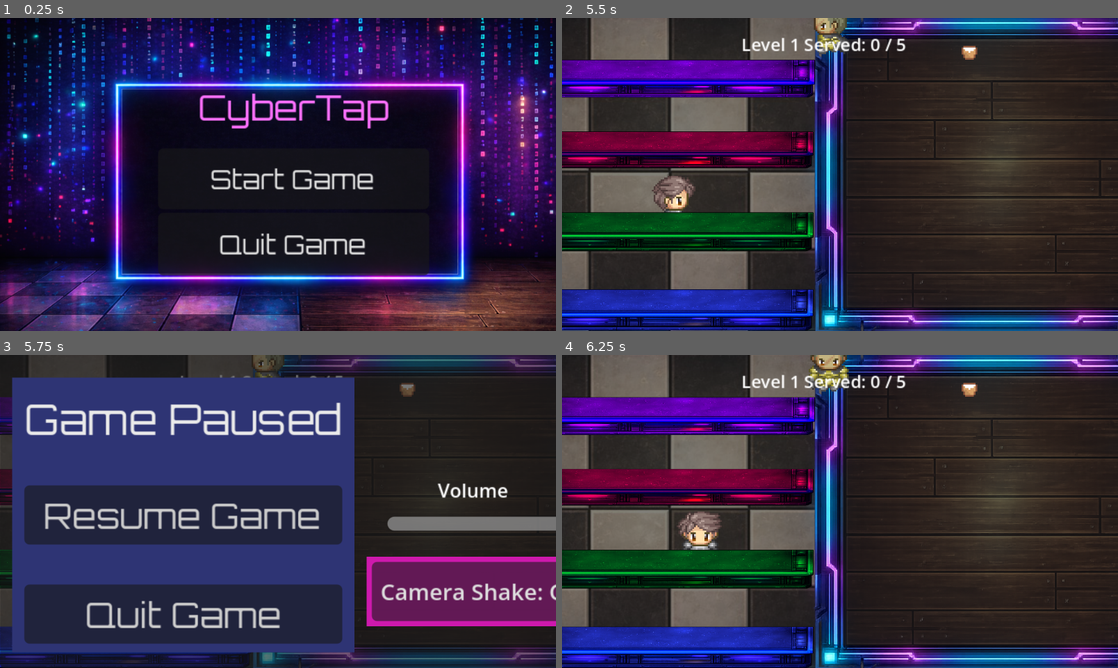
Above: before the commit, frames 1-4 (two rows, left to right).
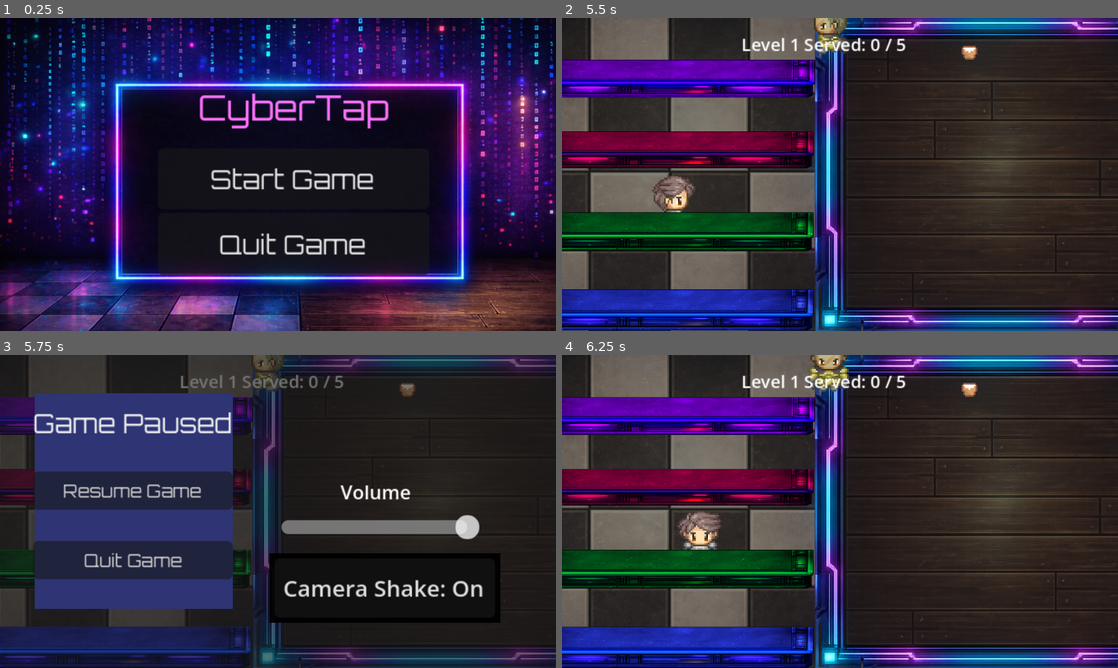
Above: after the commit, the same moments.

Repository: CCV-JamesNye/Game-Programming
Game: Godot game, scene res://Scenes/main_menu.tscn
Two runs of this game, one before a commit and one after it. Both use one fixed random seed, a clock stepped at 60 frames per second and the inputs below.
Inputs:
- Up to frame 1 (0.25 s): no input
- Up to frame 2 (5.5 s): click "Start Game" at 0.5 s; hold D (right) 1.28-2.03 s; hold E (serve) 1.28-2.03 s; hold S (down) 2.03-2.78 s; tap E (serve) at 2.1, 4.35 s; hold D (right) 2.78-3.5 s; hold E (serve) 2.78-3.5 s; click "Try Again" at 3.5 s; hold W (up) 4.28-5.03 s; hold A (left) from 5.03 s (still down); hold E (serve) from 5.03 s (still down)
- Up to frame 3 (5.75 s): keep holding A (left); keep holding E (serve); tap Escape (ui_cancel) at 5.65 s
- Up to frame 4 (6.25 s): release A (left) at 5.75 s; release E (serve) at 5.75 s; click "Resume Game" at 5.75 s

Frames 1-2 are identical in both runs. In frame 3, 51% of the frame differs, in the area x 2-100%, y 7-100%; in frame 4, nothing differs.

Commit message:
pause menu adjustment
Too many issues with the pause menu when resizing. the rest of the game didn't have this many issues. I decided to make the pause menu it's own scene that I could input on all levels so that the player recognized it every time.

Diff:
--- a/cyber-tap/Scenes/CyberTap_level_1.tscn
+++ b/cyber-tap/Scenes/CyberTap_level_1.tscn
@@ -31,7 +31,7 @@
 [ext_resource type="AudioStream" uid="uid://bjcf1ailoikg" path="res://Audio/Sound FX/glass-break-bottle-universfield.wav" id="29_5n75y"]
 [ext_resource type="AudioStream" uid="uid://c5shd68cu64v2" path="res://Audio/Music/CyberTap-Song-Marois.mp3" id="30_tyxf1"]
 [ext_resource type="PackedScene" uid="uid://ca4mkp3n2h4wl" path="res://Scenes/health_bar.tscn" id="31_d0kda"]
-[ext_resource type="FontFile" uid="uid://dynq214f087as" path="res://Art/Fonts/Orbitron-VariableFont_wght.ttf" id="32_yuadl"]
+[ext_resource type="PackedScene" uid="uid://cdruawgchase5" path="res://Scenes/pause_menu.tscn" id="32_gv3jm"]
 
 [sub_resource type="AtlasTexture" id="AtlasTexture_uypo1"]
 atlas = ExtResource("23_cq0c5")
@@ -570,84 +570,7 @@
 
 [node name="HealthBar" parent="." unique_id=1612167857 instance=ExtResource("31_d0kda")]
 
-[node name="PauseMenu" type="CanvasLayer" parent="." unique_id=1458031228]
-process_mode = 2
-
-[node name="ColorRect" type="ColorRect" parent="PauseMenu" unique_id=723078137]
-offset_left = 7.0
-offset_top = 13.0
-offset_right = 204.0
-offset_bottom = 171.0
-color = Color(0.3137255, 0.37254903, 1, 1)
-
-[node name="Panel" type="Panel" parent="PauseMenu" unique_id=967273204]
-modulate = Color(0.9166399, 0.91663986, 0.9166398, 1)
-anchors_preset = 15
-anchor_right = 1.0
-anchor_bottom = 1.0
-offset_top = -2.0
-offset_right = 31.0
-grow_horizontal = 2
-grow_vertical = 2
-
-[node name="VBoxContainer" type="VBoxContainer" parent="PauseMenu/Panel" unique_id=892588853]
-layout_mode = 0
-offset_left = 14.0
-offset_top = 23.0
-offset_right = 197.0
-offset_bottom = 173.0
-theme_override_constants/separation = 23
-
-[node name="GamePausedLabel" type="Label" parent="PauseMenu/Panel/VBoxContainer" unique_id=1398985226]
-layout_mode = 2
-size_flags_horizontal = 4
-theme_override_fonts/font = ExtResource("32_yuadl")
-theme_override_font_sizes/font_size = 24
-text = "Game Paused"
-
-[node name="ResumeGame" type="Button" parent="PauseMenu/Panel/VBoxContainer" unique_id=1663854053]
-layout_mode = 2
-theme_override_fonts/font = ExtResource("32_yuadl")
-theme_override_font_sizes/font_size = 20
-text = "Resume Game"
-
-[node name="QuitGame" type="Button" parent="PauseMenu/Panel/VBoxContainer" unique_id=71844312]
-layout_mode = 2
-theme_override_fonts/font = ExtResource("32_yuadl")
-theme_override_font_sizes/font_size = 20
-text = "Quit Game"
-
-[node name="ColorRect2" type="ColorRect" parent="PauseMenu" unique_id=437454723]
-offset_left = 211.0
-offset_top = 116.0
-offset_right = 344.0
-offset_bottom = 156.0
-color = Color(0.85490197, 0.09803922, 0.7176471, 0.9372549)
-
-[node name="ToggleShake" type="Button" parent="PauseMenu" unique_id=137735858]
-offset_left = 214.0
-offset_top = 119.0
-offset_right = 341.0
-offset_bottom = 153.0
-theme_override_font_sizes/font_size = 13
-text = "Camera Shake: On"
-
-[node name="MusicVolumeSlider" type="HSlider" parent="PauseMenu" unique_id=267932023]
-offset_left = 223.0
-offset_top = 89.0
-offset_right = 338.0
-offset_bottom = 105.0
-max_value = 1.0
-step = 0.1
-value = 1.0
-
-[node name="Label" type="Label" parent="PauseMenu" unique_id=2141947375]
-offset_left = 252.0
-offset_top = 70.0
-offset_right = 293.0
-offset_bottom = 86.0
-theme_override_font_sizes/font_size = 11
-text = "Volume"
+[node name="PauseMenu" parent="." unique_id=907273187 instance=ExtResource("32_gv3jm")]
 
 [connection signal="body_entered" from="Lane1/Customer Zone" to="Lane1" method="_on_customer_zone_body_entered"]
 [connection signal="body_exited" from="Lane1/Customer Zone" to="Lane1" method="_on_customer_zone_body_exited"]
--- a/cyber-tap/Scenes/CyberTap_level_2.tscn
+++ b/cyber-tap/Scenes/CyberTap_level_2.tscn
@@ -31,7 +31,7 @@
 [ext_resource type="AudioStream" uid="uid://bjcf1ailoikg" path="res://Audio/Sound FX/glass-break-bottle-universfield.wav" id="29_i7n32"]
 [ext_resource type="AudioStream" uid="uid://ieksg7vw2fj6" path="res://Audio/Music/Skrillex style .mp3" id="30_2br2h"]
 [ext_resource type="PackedScene" uid="uid://ca4mkp3n2h4wl" path="res://Scenes/health_bar.tscn" id="31_s3h3i"]
-[ext_resource type="FontFile" uid="uid://dynq214f087as" path="res://Art/Fonts/Orbitron-VariableFont_wght.ttf" id="32_hbvqw"]
+[ext_resource type="PackedScene" uid="uid://cdruawgchase5" path="res://Scenes/pause_menu.tscn" id="32_2br2h"]
 
 [sub_resource type="CircleShape2D" id="CircleShape2D_ioptu"]
 radius = 8.0
@@ -573,84 +573,7 @@
 
 [node name="HealthBar" parent="." unique_id=1612167857 instance=ExtResource("31_s3h3i")]
 
-[node name="PauseMenu" type="CanvasLayer" parent="." unique_id=1458031228]
-process_mode = 2
-visible = false
-
-[node name="ColorRect" type="ColorRect" parent="PauseMenu" unique_id=723078137]
-offset_left = 7.0
-offset_top = 13.0
-offset_right = 204.0
-offset_bottom = 171.0
-color = Color(0.3137255, 0.37254903, 1, 1)
-
-[node name="Panel" type="Panel" parent="PauseMenu" unique_id=967273204]
-modulate = Color(0.9166399, 0.91663986, 0.9166398, 1)
-anchors_preset = 15
-anchor_right = 1.0
-anchor_bottom = 1.0
-offset_right = 36.0
-grow_horizontal = 2
-grow_vertical = 2
-
-[node name="VBoxContainer" type="VBoxContainer" parent="PauseMenu/Panel" unique_id=892588853]
-layout_mode = 0
-offset_left = 14.0
-offset_top = 23.0
-offset_right = 197.0
-offset_bottom = 173.0
-theme_override_constants/separation = 23
-
-[node name="GamePausedLabel" type="Label" parent="PauseMenu/Panel/VBoxContainer" unique_id=1398985226]
-layout_mode = 2
-size_flags_horizontal = 4
-theme_override_fonts/font = ExtResource("32_hbvqw")
-theme_override_font_sizes/font_size = 24
-text = "Game Paused"
-
-[node name="ResumeGame" type="Button" parent="PauseMenu/Panel/VBoxContainer" unique_id=1663854053]
-layout_mode = 2
-theme_override_fonts/font = ExtResource("32_hbvqw")
-theme_override_font_sizes/font_size = 20
-text = "Resume Game"
-
-[node name="QuitGame" type="Button" parent="PauseMenu/Panel/VBoxContainer" unique_id=71844312]
-layout_mode = 2
-theme_override_fonts/font = ExtResource("32_hbvqw")
-theme_override_font_sizes/font_size = 20
-text = "Quit Game"
-
-[node name="ColorRect2" type="ColorRect" parent="PauseMenu" unique_id=437454723]
-offset_left = 211.0
-offset_top = 116.0
-offset_right = 344.0
-offset_bottom = 156.0
-color = Color(0.85490197, 0.09803922, 0.7176471, 0.9372549)
-
-[node name="ToggleShake" type="Button" parent="PauseMenu" unique_id=137735858]
-offset_left = 214.0
-offset_top = 119.0
-offset_right = 341.0
-offset_bottom = 153.0
-theme_override_font_sizes/font_size = 13
-text = "Camera Shake: On"
-
-[node name="MusicVolumeSlider" type="HSlider" parent="PauseMenu" unique_id=729785193]
-offset_left = 221.0
-offset_top = 90.0
-offset_right = 336.0
-offset_bottom = 106.0
-max_value = 1.0
-step = 0.1
-value = 1.0
-
-[node name="Label" type="Label" parent="PauseMenu" unique_id=1439402453]
-offset_left = 252.0
-offset_top = 71.0
-offset_right = 293.0
-offset_bottom = 87.0
-theme_override_font_sizes/font_size = 11
-text = "Volume"
+[node name="PauseMenu" parent="." unique_id=907273187 instance=ExtResource("32_2br2h")]
 
 [connection signal="body_entered" from="Lane1/Customer Zone" to="Lane1" method="_on_customer_zone_body_entered"]
 [connection signal="body_exited" from="Lane1/Customer Zone" to="Lane1" method="_on_customer_zone_body_exited"]
--- a/cyber-tap/Scenes/CyberTap_level_3.tscn
+++ b/cyber-tap/Scenes/CyberTap_level_3.tscn
@@ -31,7 +31,7 @@
 [ext_resource type="AudioStream" uid="uid://bjcf1ailoikg" path="res://Audio/Sound FX/glass-break-bottle-universfield.wav" id="29_hwqbp"]
 [ext_resource type="AudioStream" uid="uid://daj8gwyuog5vm" path="res://Audio/Music/My_First_Drop.mp3" id="30_2fy4d"]
 [ext_resource type="PackedScene" uid="uid://ca4mkp3n2h4wl" path="res://Scenes/health_bar.tscn" id="31_12bgk"]
-[ext_resource type="FontFile" uid="uid://dynq214f087as" path="res://Art/Fonts/Orbitron-VariableFont_wght.ttf" id="32_8wox5"]
+[ext_resource type="PackedScene" uid="uid://cdruawgchase5" path="res://Scenes/pause_menu.tscn" id="32_2fy4d"]
 
 [sub_resource type="AtlasTexture" id="AtlasTexture_7iydl"]
 atlas = ExtResource("23_2fy4d")
@@ -573,84 +573,7 @@
 
 [node name="HealthBar" parent="." unique_id=1612167857 instance=ExtResource("31_12bgk")]
 
-[node name="PauseMenu" type="CanvasLayer" parent="." unique_id=1458031228]
-process_mode = 2
-visible = false
-
-[node name="ColorRect" type="ColorRect" parent="PauseMenu" unique_id=723078137]
-offset_left = 7.0
-offset_top = 13.0
-offset_right = 204.0
-offset_bottom = 171.0
-color = Color(0.3137255, 0.37254903, 1, 1)
-
-[node name="Panel" type="Panel" parent="PauseMenu" unique_id=967273204]
-modulate = Color(0.9166399, 0.91663986, 0.9166398, 1)
-anchors_preset = 15
-anchor_right = 1.0
-anchor_bottom = 1.0
-offset_right = 36.0
-grow_horizontal = 2
-grow_vertical = 2
-
-[node name="VBoxContainer" type="VBoxContainer" parent="PauseMenu/Panel" unique_id=892588853]
-layout_mode = 0
-offset_left = 14.0
-offset_top = 23.0
-offset_right = 197.0
-offset_bottom = 173.0
-theme_override_constants/separation = 23
-
-[node name="GamePausedLabel" type="Label" parent="PauseMenu/Panel/VBoxContainer" unique_id=1398985226]
-layout_mode = 2
-size_flags_horizontal = 4
-theme_override_fonts/font = ExtResource("32_8wox5")
-theme_override_font_sizes/font_size = 24
-text = "Game Paused"
-
-[node name="ResumeGame" type="Button" parent="PauseMenu/Panel/VBoxContainer" unique_id=1663854053]
-layout_mode = 2
-theme_override_fonts/font = ExtResource("32_8wox5")
-theme_override_font_sizes/font_size = 20
-text = "Resume Game"
-
-[node name="QuitGame" type="Button" parent="PauseMenu/Panel/VBoxContainer" unique_id=71844312]
-layout_mode = 2
-theme_override_fonts/font = ExtResource("32_8wox5")
-theme_override_font_sizes/font_size = 20
-text = "Quit Game"
-
-[node name="ColorRect2" type="ColorRect" parent="PauseMenu" unique_id=437454723]
-offset_left = 211.0
-offset_top = 116.0
-offset_right = 344.0
-offset_bottom = 156.0
-color = Color(0.85490197, 0.09803922, 0.7176471, 0.9372549)
-
-[node name="ToggleShake" type="Button" parent="PauseMenu" unique_id=137735858]
-offset_left = 214.0
-offset_top = 119.0
-offset_right = 341.0
-offset_bottom = 153.0
-theme_override_font_sizes/font_size = 13
-text = "Camera Shake: On"
-
-[node name="MusicVolumeSlider" type="HSlider" parent="PauseMenu" unique_id=841295988]
-offset_left = 221.0
-offset_top = 89.0
-offset_right = 336.0
-offset_bottom = 105.0
-max_value = 1.0
-step = 0.1
-value = 1.0
-
-[node name="Label" type="Label" parent="PauseMenu" unique_id=506189604]
-offset_left = 259.0
-offset_top = 69.0
-offset_right = 300.0
-offset_bottom = 85.0
-theme_override_font_sizes/font_size = 11
-text = "Volume"
+[node name="PauseMenu" parent="." unique_id=907273187 instance=ExtResource("32_2fy4d")]
 
 [connection signal="body_entered" from="Lane1/Customer Zone" to="Lane1" method="_on_customer_zone_body_entered"]
 [connection signal="body_exited" from="Lane1/Customer Zone" to="Lane1" method="_on_customer_zone_body_exited"]
--- /dev/null
+++ b/cyber-tap/Scenes/pause_menu.tscn
@@ -0,0 +1,83 @@
+[gd_scene format=3 uid="uid://cdruawgchase5"]
+
+[ext_resource type="FontFile" uid="uid://dynq214f087as" path="res://Art/Fonts/Orbitron-VariableFont_wght.ttf" id="1_emv3i"]
+
+[node name="PauseMenu" type="CanvasLayer" unique_id=907273187]
+process_mode = 2
+visible = false
+
+[node name="ColorRect" type="ColorRect" parent="." unique_id=2105064242]
+offset_left = 20.0
+offset_top = 22.0
+offset_right = 134.0
+offset_bottom = 146.0
+color = Color(0.3137255, 0.37254903, 1, 1)
+
+[node name="Panel" type="Panel" parent="." unique_id=150384443]
+modulate = Color(0.9166399, 0.91663986, 0.9166398, 1)
+anchors_preset = 15
+anchor_right = 1.0
+anchor_bottom = 1.0
+offset_top = -3.0
+offset_right = 1.0
+grow_horizontal = 2
+grow_vertical = 2
+
+[node name="VBoxContainer" type="VBoxContainer" parent="Panel" unique_id=355813422]
+layout_mode = 0
+offset_left = 19.0
+offset_top = 32.0
+offset_right = 134.0
+offset_bottom = 149.0
+theme_override_constants/separation = 18
+
+[node name="GamePausedLabel" type="Label" parent="Panel/VBoxContainer" unique_id=1076371945]
+layout_mode = 2
+size_flags_horizontal = 4
+theme_override_fonts/font = ExtResource("1_emv3i")
+theme_override_font_sizes/font_size = 15
+text = "Game Paused"
+
+[node name="ResumeGame" type="Button" parent="Panel/VBoxContainer" unique_id=1038728035]
+layout_mode = 2
+theme_override_fonts/font = ExtResource("1_emv3i")
+theme_override_font_sizes/font_size = 10
+text = "Resume Game"
+
+[node name="QuitGame" type="Button" parent="Panel/VBoxContainer" unique_id=821225670]
+layout_mode = 2
+theme_override_fonts/font = ExtResource("1_emv3i")
+theme_override_font_sizes/font_size = 10
+text = "Quit Game"
+
+[node name="ColorRect2" type="ColorRect" parent="." unique_id=1297559052]
+offset_left = 155.0
+offset_top = 114.0
+offset_right = 288.0
+offset_bottom = 154.0
+color = Color(0, 0, 0, 0.9372549)
+
+[node name="ToggleShake" type="Button" parent="." unique_id=1568412434]
+offset_left = 158.0
+offset_top = 117.0
+offset_right = 285.0
+offset_bottom = 151.0
+theme_override_font_sizes/font_size = 13
+text = "Camera Shake: On"
+
+[node name="MusicVolumeSlider" type="HSlider" parent="." unique_id=1959613140]
+offset_left = 162.0
+offset_top = 91.0
+offset_right = 277.0
+offset_bottom = 107.0
+max_value = 1.0
+step = 0.1
+value = 1.0
+
+[node name="Label" type="Label" parent="." unique_id=1972120770]
+offset_left = 196.0
+offset_top = 71.0
+offset_right = 237.0
+offset_bottom = 87.0
+theme_override_font_sizes/font_size = 11
+text = "Volume"
